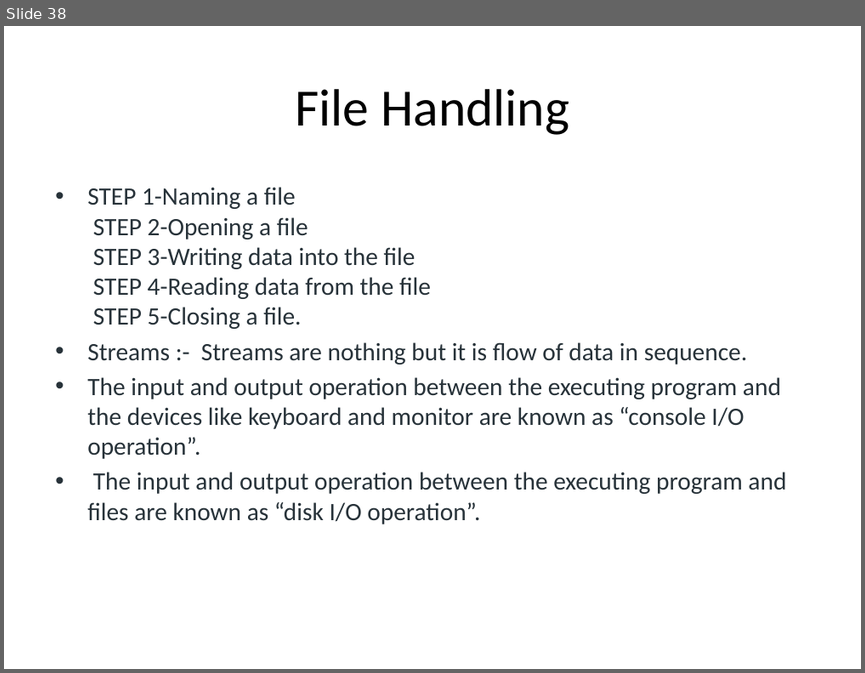
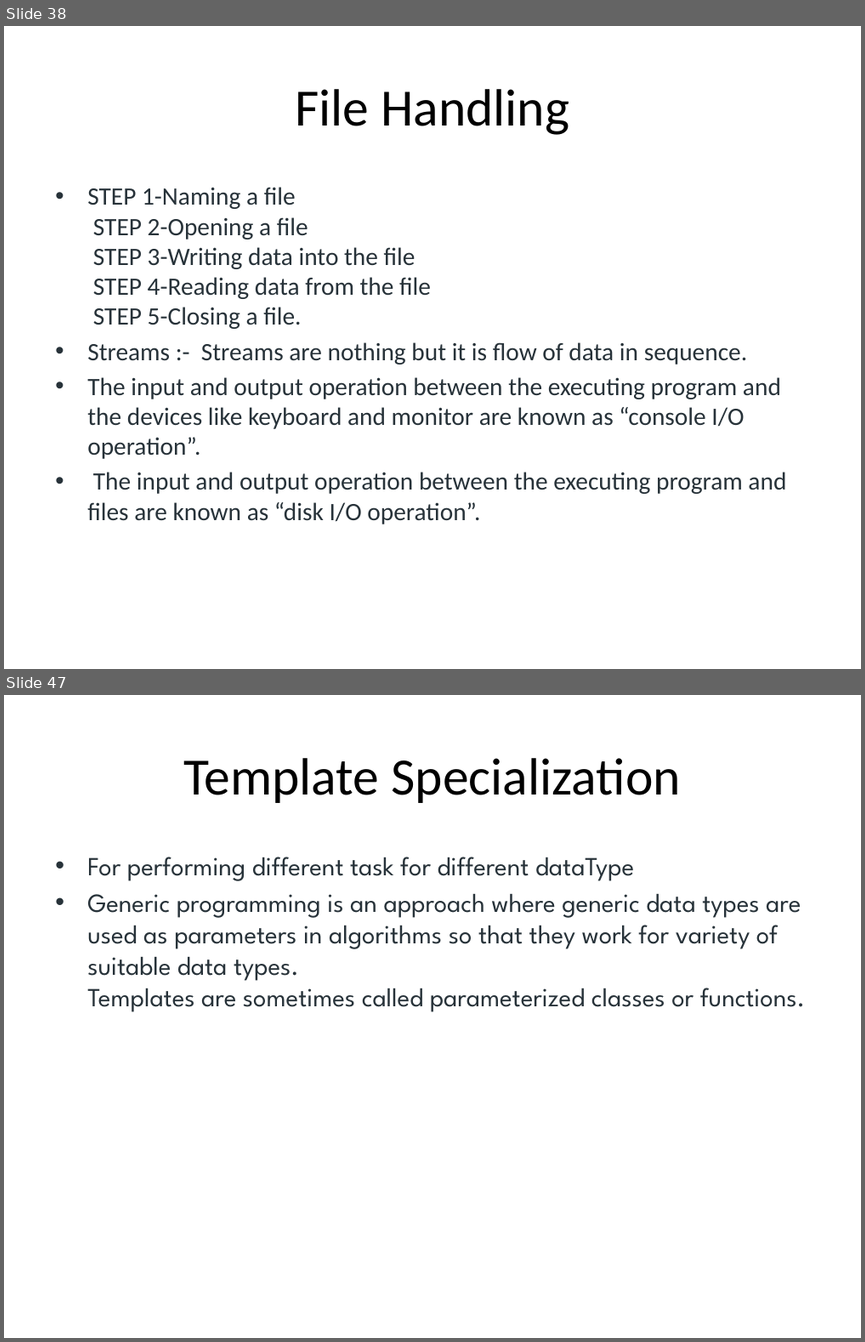
Before and after one commit to Bot-Anonymous/c-, a slide deck: c++.pptx. Shown one above the other, each under a label of ours: slide 38 before the commit, slides 38 and 47 after it; the slides between them are not shown. The pictures are 865x673 and 865x1342 pixels, drawn with LibreOffice and Linux fonts; fonts in the diff are those of the drawing. Boxes give left, top, right and bottom in pixels: in the first picture for what was removed or moved away, otherwise in the second. Text is boxed around its words. In the diff, an @@ line names an element or a change of style, - is before the commit and + after.

```diff
--- a/c++.pptx
+++ b/c++.pptx
@@ slide 47 added at [4, 695, 861, 1338], background #FFFFFF @@
@@ title added at [183, 758, 680, 803], 44 pt, text #000000 @@
+Template Specialization
@@ text added at [87, 857, 805, 1012], 22 pt, text #273239 @@
+• For performing different task for different dataType
+• Generic programming is an approach where generic data types are used as parameters in algorithms so that they work for variety of suitable data types.
+  Templates are sometimes called parameterized classes or functions.
```
Also in this commit, not shown: 13 other slides added, 20 other files.
